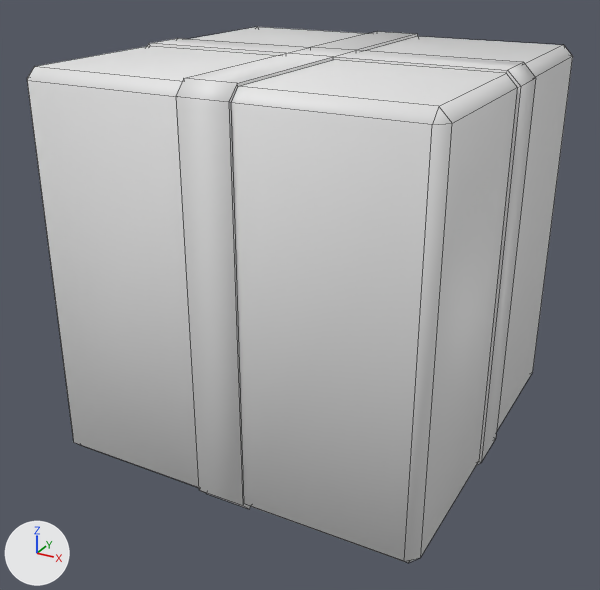
One commit to the Blender file 01-Models/MS-Geschenk.blend: the scene before it, then after it.
Camera for both pictures: a camera (50 mm lens) standing at (1.92, -3.71, 2.56) and looking at (-0.04, -0.14, 0.77). Every picture has the same lights, and +X, +Y and +Z are marked at lower left. Mesh edges are drawn as thin lines.
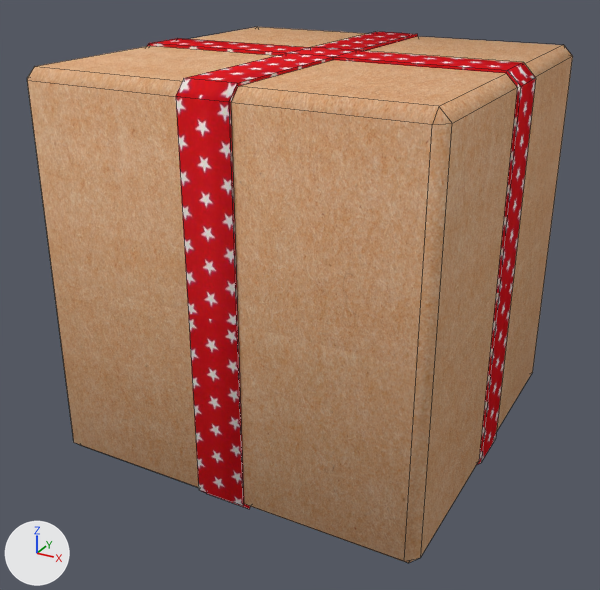
Location of each change, (x1, y1, x2, y2) in pixels of the pictures (600 x 590 px):
'Cube', recoloured (grey to brown)
    both: (27, 27, 573, 563)
'Cube.002', recoloured, surface changed (grey to red)
    both: (147, 32, 536, 509)

Patch to the scene script:
```diff
--- a/01-Models/MS-Geschenk.blend.py
+++ b/01-Models/MS-Geschenk.blend.py
@@ img_ms_geschenkpapierpackpapier_textur_jpg @@
+img_ms_geschenkpapierpackpapier_textur_jpg = load_image('MS-GeschenkpapierPackpapier_Textur.jpg', '../02-Textures/MS-GeschenkpapierPackpapier_Textur.jpg', 1920, 1280, 'sRGB')
@@ img_ms_geschenkbandsterne_textur_jpg @@
+img_ms_geschenkbandsterne_textur_jpg = load_image('MS-GeschenkBandSterne_Textur.jpg', '../02-Textures/MS-GeschenkBandSterne_Textur.jpg', 628, 628, 'sRGB')
@@ mat_material_004 @@
+mat_material_004 = diffuse_material('Material.004')
+mat_material_004.texture = img_ms_geschenkpapierpackpapier_textur_jpg
@@ mat_bandstern @@
+mat_bandstern = diffuse_material('BandStern')
+mat_bandstern.texture = img_ms_geschenkbandsterne_textur_jpg
@@ me_cube_002 @@
 me_cube_002.from_pydata(...)  # 76 vertices, 57 faces; spans x -1.01..1.01, y -1.01..1.01, z -1.01..1.01
 # used by ob_cube_002; location = (0.0, 0.0, 1.0)
+# me_cube_002 part 1: texture (UV) coordinates changed
+me_cube_002.materials.append(mat_bandstern)  # picture img_ms_geschenkbandsterne_textur_jpg
@@ me_cube_001 @@
 me_cube_001.from_pydata(...)  # 64 vertices, 45 faces; spans x -1.0..1.0, y -1.0..1.0, z -1.0..1.0
+me_cube_001.materials.append(mat_material_004)  # picture img_ms_geschenkpapierpackpapier_textur_jpg
```
